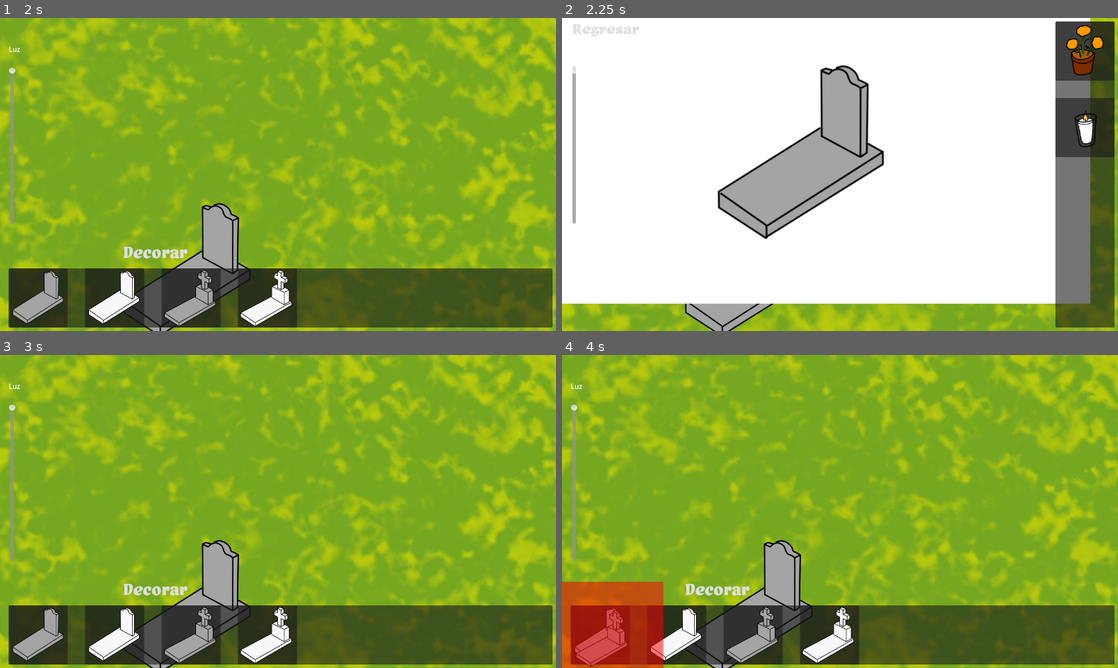
Above: before the commit, frames 1-4 (two rows, left to right).
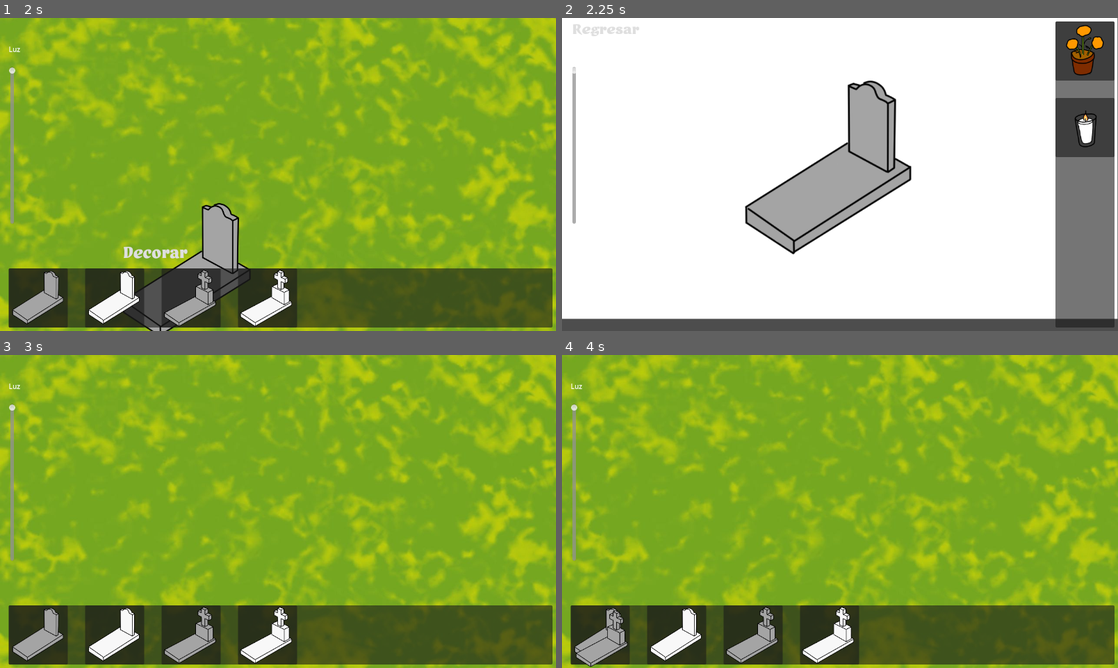
Above: after the commit, the same moments.

Repository: M0G1WARA/game-jam-2025
Game: Godot game, scene res://Scenes/MainMenu/main_menu.tscn
Same seed, same stepped clock (60 frames per second), same inputs: the game is played once before the commit and once after it.
Inputs (mouse positions are in pixels of both pictures, inside the frame that each line leads up to):
- Up to frame 1 (2 s): click "Jugar" at 0.5 s; tap Enter at 1.25 s; drag from (38, 296) to (189, 299) at 1.27 s
- Up to frame 2 (2.25 s): click "Decorar" at 2 s
- Up to frame 3 (3 s): click "Regresar" at 2.75 s
- Up to frame 4 (4 s): tap Space at 3.5 s; drag from (751, 636) to (600, 636) at 3.52 s

Frame 1 is identical in both runs. In frame 2, 21% of the frame differs, in the area x 0-100%, y 0-100%; in frame 3, 2.6%; in frame 4, 7.6%.
Error before the commit: Attempt to call function 'toogle_camera' in base 'null instance' on a null instance. (res://Scenes/Decoration/decoration.gd:46)

Commit message:
Refactor

Diff:
--- a/Global/Global.gd
+++ b/Global/Global.gd
@@ -4,6 +4,8 @@
 
 var options_visible: bool = false
 
+var decoration_data = {}
+
 var next_id = 1
 
 func get_new_id():
--- a/Scenes/Decoration/decoration.gd
+++ b/Scenes/Decoration/decoration.gd
@@ -6,16 +6,19 @@
 
 
 func _ready():
-	self.visibility_changed.connect(_on_visibility_changed)
+	set_data(Global.decoration_data)
 
 func set_data(data):
 	current_id = data.get("id", -1)
-	$Graves.frame = data.get("frame_id", 0)
+	$Default/Graves.frame = data.get("frame_id", 0)
 	instanced_children[current_id] = instanced_children.get(current_id, [])
+	clear_objects()
+	await get_tree().process_frame
+	load_objects()
 
 func clear_objects():
 	for child in get_children():
-		if child.name == "ColorRect" or child.name == "Graves":
+		if child.name == "Default":
 			continue
 		child.queue_free()
 
@@ -24,9 +27,11 @@
 		return
 	instanced_children[current_id] = []
 	for child in get_children():
-		if child.name == "ColorRect" or child.name == "Graves":
+		if child.name == "Default":
 			continue
 		instanced_children[current_id].append([child.position, child.get_image_id()])
+
+	get_tree().change_scene_to_file("res://Scenes/Game/game.tscn")
 
 func load_objects():
 	var objetos = instanced_children.get(current_id, [])
@@ -38,16 +43,3 @@
 		new_object.position = child_data[0]
 		new_object.assign_image_by_id(child_data[1])
 		add_child(new_object)
-
-
-func _on_visibility_changed():
-	if visible:
-		Global.is_decorating = true
-		get_owner().get_node("Player").toogle_camera(false)
-		clear_objects()
-		await get_tree().process_frame
-		load_objects()
-	else:
-		Global.is_decorating = false
-		get_owner().get_node("Player").toogle_camera(true)
-		save_objects()
--- a/Scenes/Decoration/decoration.tscn
+++ b/Scenes/Decoration/decoration.tscn
@@ -1,12 +1,15 @@
-[gd_scene load_steps=3 format=3 uid="uid://c0a6tiepq1tuq"]
+[gd_scene load_steps=4 format=3 uid="uid://c0a6tiepq1tuq"]
 
 [ext_resource type="Script" uid="uid://dlkmpf0uqrwqg" path="res://Scenes/Decoration/decoration.gd" id="1_4ki4x"]
 [ext_resource type="Texture2D" uid="uid://cmbrhy6nimsqx" path="res://Assets/Images/graves.png" id="2_8mlsl"]
+[ext_resource type="PackedScene" uid="uid://d0v2ab5c0mnge" path="res://Scenes/HUD/hud.tscn" id="3_aet3s"]
 
 [node name="Decoration" type="Node2D"]
 script = ExtResource("1_4ki4x")
 
-[node name="ColorRect" type="ColorRect" parent="."]
+[node name="Default" type="Node2D" parent="."]
+
+[node name="ColorRect" type="ColorRect" parent="Default"]
 custom_minimum_size = Vector2(1280, 720)
 anchors_preset = 15
 anchor_right = 1.0
@@ -18,13 +21,17 @@
 grow_horizontal = 2
 grow_vertical = 2
 
-[node name="Graves" type="Sprite2D" parent="."]
+[node name="Graves" type="Sprite2D" parent="Default"]
 position = Vector2(520, 295)
 scale = Vector2(1.3, 1.3)
 texture = ExtResource("2_8mlsl")
 hframes = 2
 vframes = 2
 
-[node name="Camera2D" type="Camera2D" parent="."]
+[node name="Camera2D" type="Camera2D" parent="Default"]
 position = Vector2(577, 325)
-enabled = false
+
+[node name="HUD" parent="Default" instance=ExtResource("3_aet3s")]
+is_horizontal = false
+
+[node name="Light" type="CanvasModulate" parent="Default"]
--- a/Scenes/Game/game.gd
+++ b/Scenes/Game/game.gd
@@ -1,11 +1 @@
 extends Node2D
-
-
-func decoration_show(data):
-	$Decoration.show()
-	$Decoration.set_data(data)
-	$HUD.toggle()
-
-func decoration_hide():
-	$Decoration.hide()
-	$HUD.toggle()
--- a/Scenes/Game/game.tscn
+++ b/Scenes/Game/game.tscn
@@ -1,10 +1,8 @@
-[gd_scene load_steps=7 format=3 uid="uid://bdqck0axfiww1"]
+[gd_scene load_steps=5 format=3 uid="uid://bdqck0axfiww1"]
 
 [ext_resource type="Script" uid="uid://bvjlmy4upx3gl" path="res://Scenes/Game/game.gd" id="1_qikps"]
 [ext_resource type="PackedScene" uid="uid://d0v2ab5c0mnge" path="res://Scenes/HUD/hud.tscn" id="2_qxfds"]
-[ext_resource type="PackedScene" uid="uid://c0a6tiepq1tuq" path="res://Scenes/Decoration/decoration.tscn" id="4_i1e5p"]
 [ext_resource type="Texture2D" uid="uid://c4xr4w47mu0xy" path="res://Assets/Images/bg.jpg" id="5_ciybh"]
-[ext_resource type="AudioStream" uid="uid://dxvbmpst1up3p" path="res://Music/black-box-cozy-forest-122347.mp3" id="6_flgk0"]
 [ext_resource type="PackedScene" uid="uid://cpcbca33vrota" path="res://Scenes/Camera/camera.tscn" id="6_vifcx"]
 
 [node name="Game" type="Node2D"]
@@ -22,16 +20,8 @@
 
 [node name="Node2D" type="Node2D" parent="."]
 
-[node name="Decoration" parent="." instance=ExtResource("4_i1e5p")]
-visible = false
-
 [node name="HUD" parent="." instance=ExtResource("2_qxfds")]
 
+[node name="Camera" parent="." instance=ExtResource("6_vifcx")]
+
 [node name="Light" type="CanvasModulate" parent="."]
-
-[node name="AudioStreamPlayer2D" type="AudioStreamPlayer2D" parent="."]
-stream = ExtResource("6_flgk0")
-volume_db = -20.0
-autoplay = true
-
-[node name="Camera" parent="." instance=ExtResource("6_vifcx")]
--- a/Scenes/Grave/grave.gd
+++ b/Scenes/Grave/grave.gd
@@ -15,8 +15,8 @@
 
 
 func _on_button_pressed():
-	var data = {"id": object_id, "frame_id" : $Graves.frame }
-	get_parent().get_parent().decoration_show(data)
+	Global.decoration_data = {"id": object_id, "frame_id": $Graves.frame}
+	get_tree().change_scene_to_file("res://Scenes/Decoration/decoration.tscn")
 
 
 func _on_area_2d_mouse_entered():
--- a/Scenes/HUD/hud.gd
+++ b/Scenes/HUD/hud.gd
@@ -18,24 +18,17 @@
 
 	if is_horizontal:
 		$MarginContainer/HPanel.show()
-	else:
-		$MarginContainer/VPanel.show()
-		$MarginContainer/BackButton.show()
-
-
-func _on_back_button_pressed():
-	get_owner().decoration_hide()
-
-func toggle():
-	is_horizontal = !is_horizontal
-	if is_horizontal:
-		$MarginContainer/HPanel.show()
 		$MarginContainer/VPanel.hide()
 		$MarginContainer/BackButton.hide()
 	else:
 		$MarginContainer/HPanel.hide()
 		$MarginContainer/VPanel.show()
 		$MarginContainer/BackButton.show()
+
+
+func _on_back_button_pressed():
+	get_owner().save_objects()
+
 
 func create_object_panels():
 	for i in range(graves):
@@ -52,7 +45,10 @@
 
 
 func _on_v_slider_value_changed(value):
-	get_owner().get_node("Light").color = Color(value, value, value, 255)
+	if is_horizontal:
+		get_owner().get_node("Light").color = Color(value, value, value, 255)
+	else:
+		get_owner().get_node("Default").get_node("Light").color = Color(value, value, value, 255)
 
 
 func _input(event):
--- a/Scenes/HUD/hud.tscn
+++ b/Scenes/HUD/hud.tscn
@@ -1,7 +1,8 @@
-[gd_scene load_steps=4 format=3 uid="uid://d0v2ab5c0mnge"]
+[gd_scene load_steps=5 format=3 uid="uid://d0v2ab5c0mnge"]
 
 [ext_resource type="Script" uid="uid://b3lhgng8n7yq4" path="res://Scenes/HUD/hud.gd" id="1_5aai8"]
 [ext_resource type="FontFile" uid="uid://bi7q65npobhdr" path="res://Font/Yeast/Yeast.otf" id="2_5aai8"]
+[ext_resource type="AudioStream" uid="uid://dxvbmpst1up3p" path="res://Music/black-box-cozy-forest-122347.mp3" id="3_a56j6"]
 
 [sub_resource type="StyleBoxEmpty" id="StyleBoxEmpty_a56j6"]
 
@@ -75,5 +76,10 @@
 step = 0.1
 value = 1.0
 
+[node name="AudioStreamPlayer2D" type="AudioStreamPlayer2D" parent="."]
+stream = ExtResource("3_a56j6")
+volume_db = -20.0
+autoplay = true
+
 [connection signal="pressed" from="MarginContainer/BackButton" to="." method="_on_back_button_pressed"]
 [connection signal="value_changed" from="MarginContainer/VBoxContainer/VSlider" to="." method="_on_v_slider_value_changed"]
--- a/Scenes/ObjectPanel/object_panel.gd
+++ b/Scenes/ObjectPanel/object_panel.gd
@@ -43,7 +43,7 @@
 						var new_instance = scene_to_instance.instantiate()
 						new_instance.global_position = get_global_mouse_position()
 						new_instance.assign_image_by_id(frame_index)
-						get_parent().get_parent().get_parent().get_parent().get_parent().get_node("Decoration").add_child(new_instance)
+						get_parent().get_parent().get_parent().get_parent().get_parent().get_parent().get_parent().get_node("Decoration").add_child(new_instance)
 
 	if event is InputEventMouseMotion and is_dragging:
 		preview.global_position = get_global_mouse_position()
